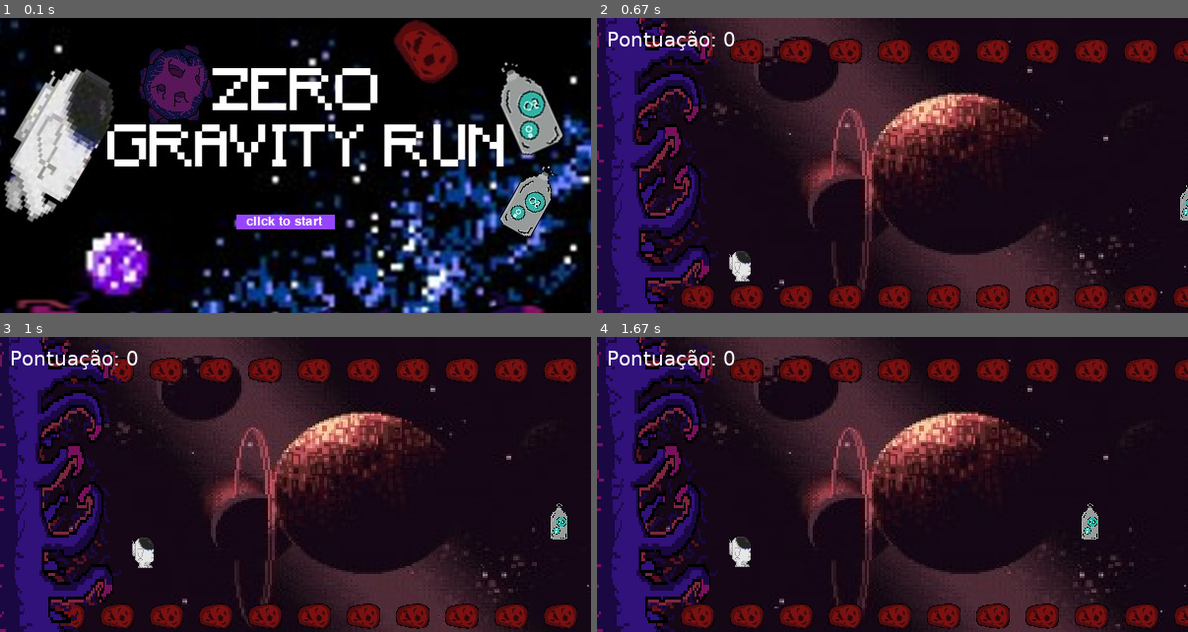
Above: before the commit, frames 1-4 (two rows, left to right).
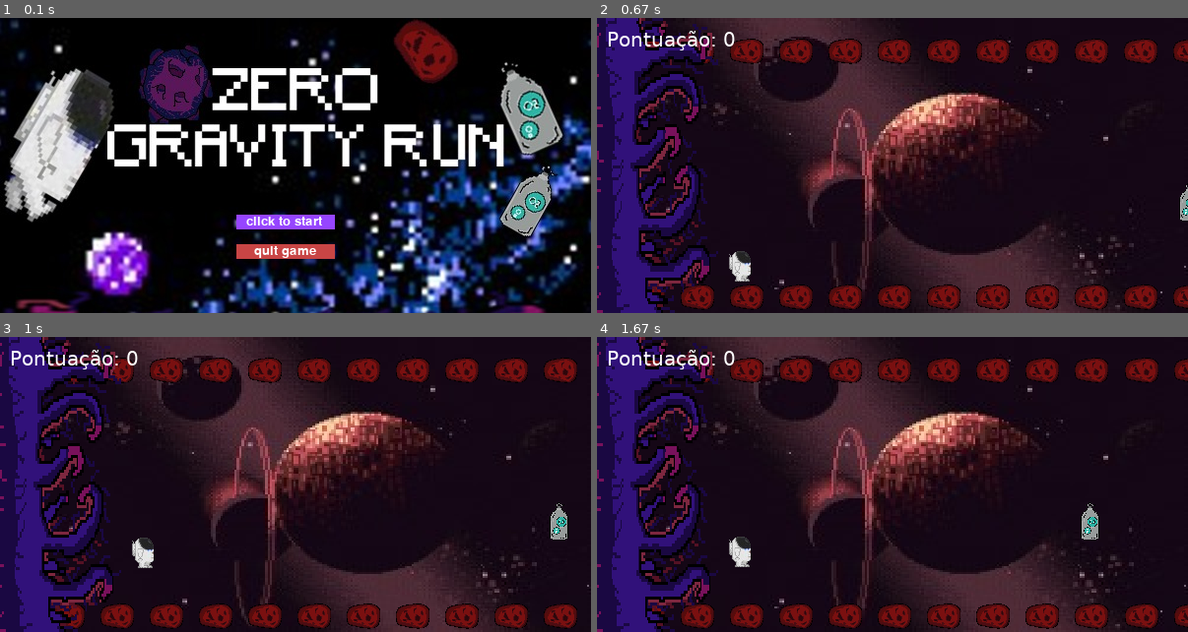
Above: after the commit, the same moments.

Repository: matt-ruggero/Pygame
Game: pygame game, started from jogo.py
Same seed, same stepped clock (60 frames per second), same inputs: the game is played once before the commit and once after it.
Inputs (mouse positions are in pixels of both pictures, inside the frame that each line leads up to):
- Up to frame 1 (0.1 s): no input
- Up to frame 2 (0.67 s): click "click to start" at 0.38 s
- Up to frame 3 (1 s): hold Up from 0.67 s (still down); move the mouse to (271, 496) at 0.7 s
- Up to frame 4 (1.67 s): release Up at 1.13 s; hold Down 1.17-1.47 s; hold Up from 1.5 s (still down)

The runs differ from the first frame. In frame 1, 0.8% of the frame differs, in the area x 40-57%, y 76-82%; in frame 2, nothing differs; in frame 3, nothing differs; in frame 4, nothing differs.

Commit message:
botão quit game

Diff:
--- a/jogo.py
+++ b/jogo.py
@@ -22,14 +22,20 @@
         mx, my = pygame.mouse.get_pos()
 
         button_1 = pygame.Rect(240, 200, 100, 15)
+        button_2 = pygame.Rect(240, 230, 100, 15)
         if button_1.collidepoint((mx, my)):
             if click:
                 game()
+        if button_2.collidepoint((mx, my)):
+            if click:
+                pygame.quit()
         menu_img = pygame.image.load('imagens/menu.jpeg').convert()
         window.blit(menu_img, [0, 0])
         menu = pygame.transform.scale(menu_img, (WIDTH, HEIGHT))
         pygame.draw.rect(window, (150, 69, 255,), button_1)
+        pygame.draw.rect(window, (200, 69, 69,), button_2)
         draw_text('click to start', font, (255, 255, 255), window, 250, 200)
+        draw_text('quit game',font,(255,255,255),window,258,230)
         click = False
         for event in pygame.event.get():
             if event.type == QUIT:
